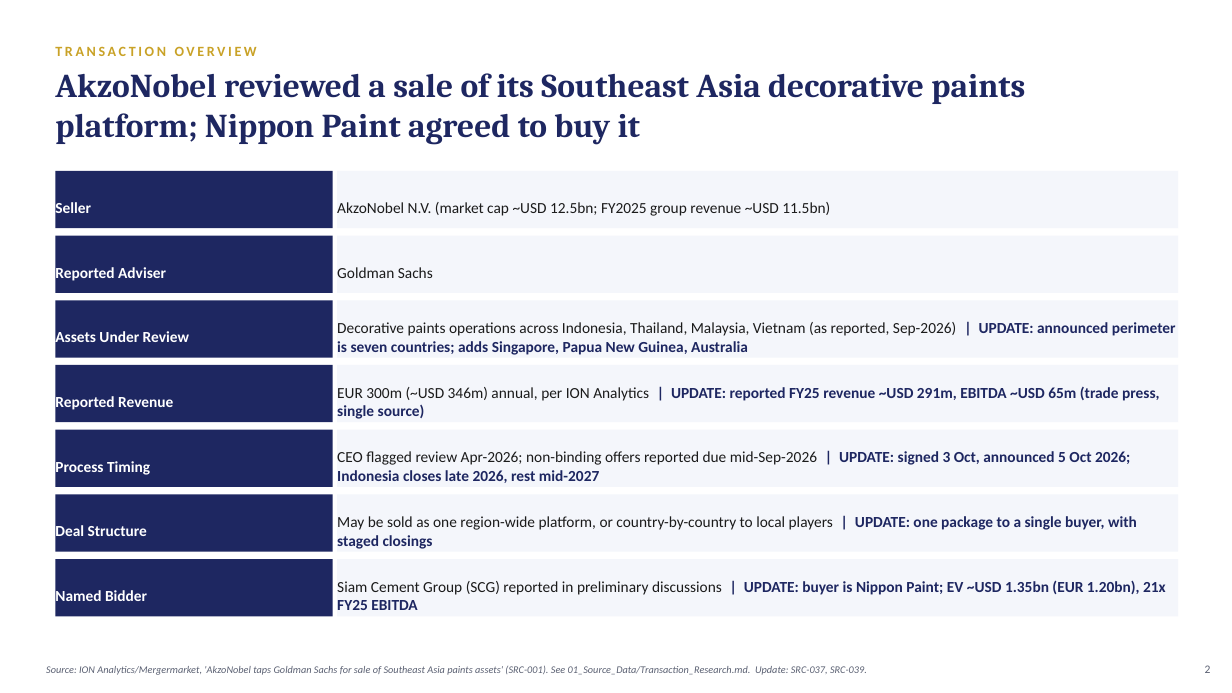
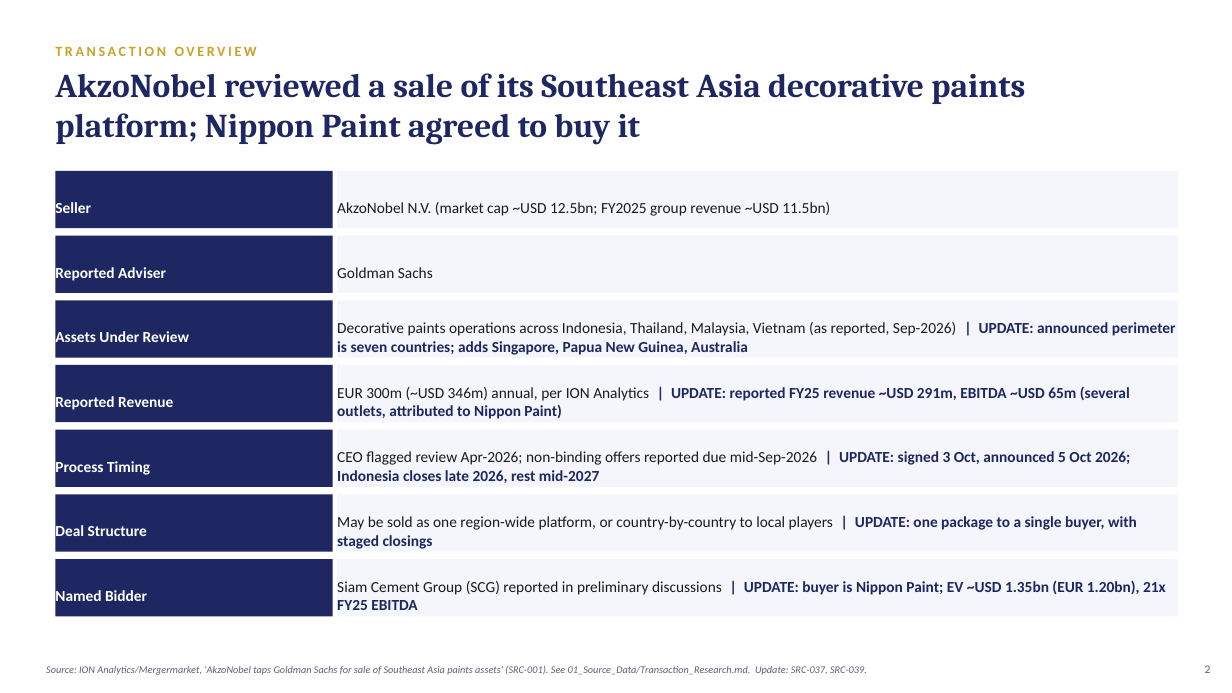
Before and after one commit to swapnilpatil8103-cell/akzonobel-project-southeast-asia-case-study, a slide deck: slide 2 of 07_Pitch_Deck/Project_Southeast_Asia_Sell_Side_Pitch.pptx. Drawn at 1232x693 pixels with LibreOffice and Linux fonts; fonts in the diff are those of the drawing. Boxes give left, top, right and bottom in pixels: in the first picture for what was removed or moved away, otherwise in the second. Text is boxed around its words. In the diff, an @@ line names an element or a change of style, - is before the commit and + after.

```diff
--- a/07_Pitch_Deck/Project_Southeast_Asia_Sell_Side_Pitch.pptx
+++ b/07_Pitch_Deck/Project_Southeast_Asia_Sell_Side_Pitch.pptx
@@ text at <box>337,387,1130,419</box>: text changed @@
-EUR 300m (~USD 346m) annual, per ION Analytics | UPDATE: reported FY25 revenue ~USD 291m, EBITDA ~USD 65m (trade press, single source)
+EUR 300m (~USD 346m) annual, per ION Analytics | UPDATE: reported FY25 revenue ~USD 291m, EBITDA ~USD 65m (several outlets, attributed to Nippon Paint)
```
Also in this commit, not shown: 2 other slides changed, 10 other files.
